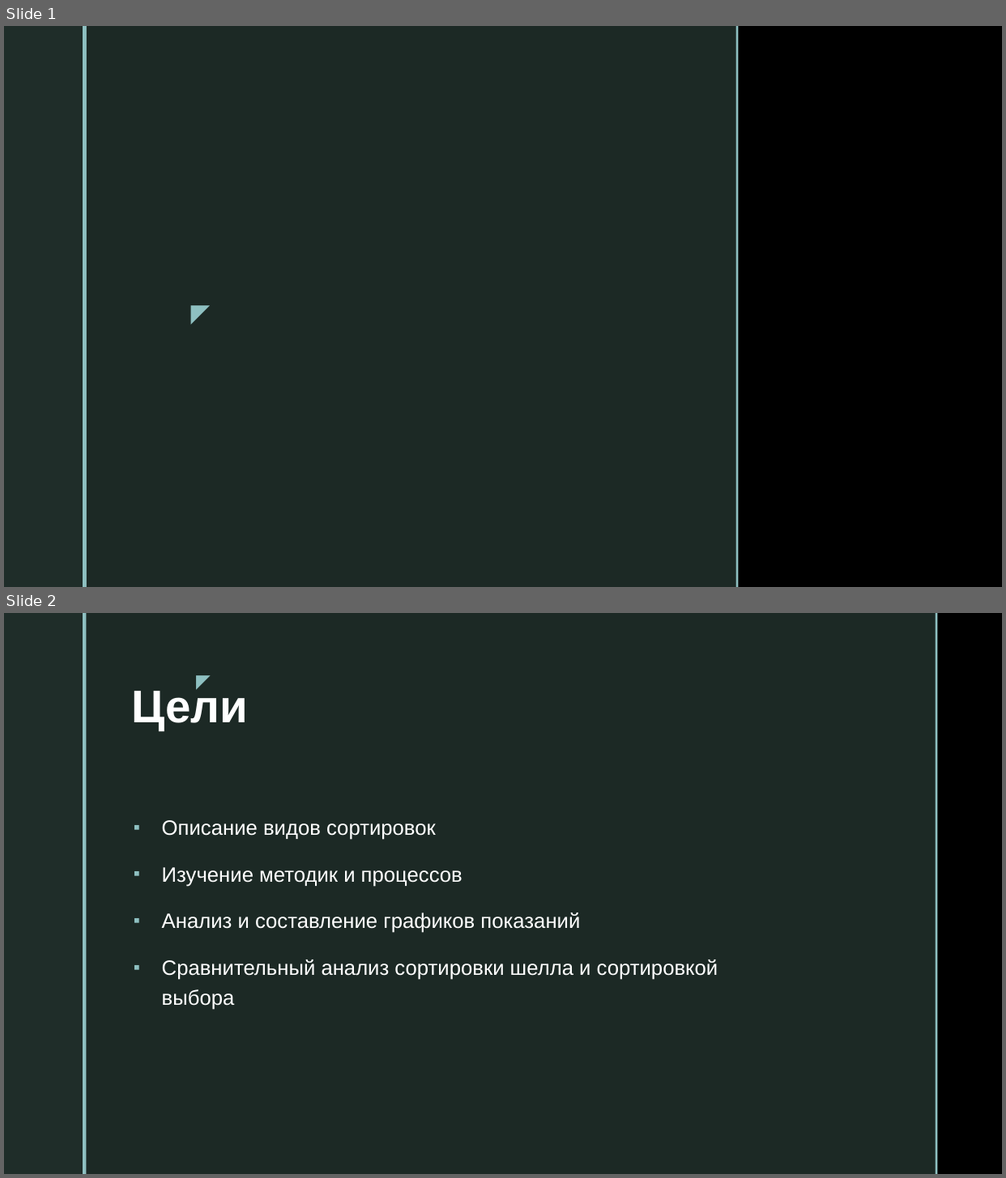
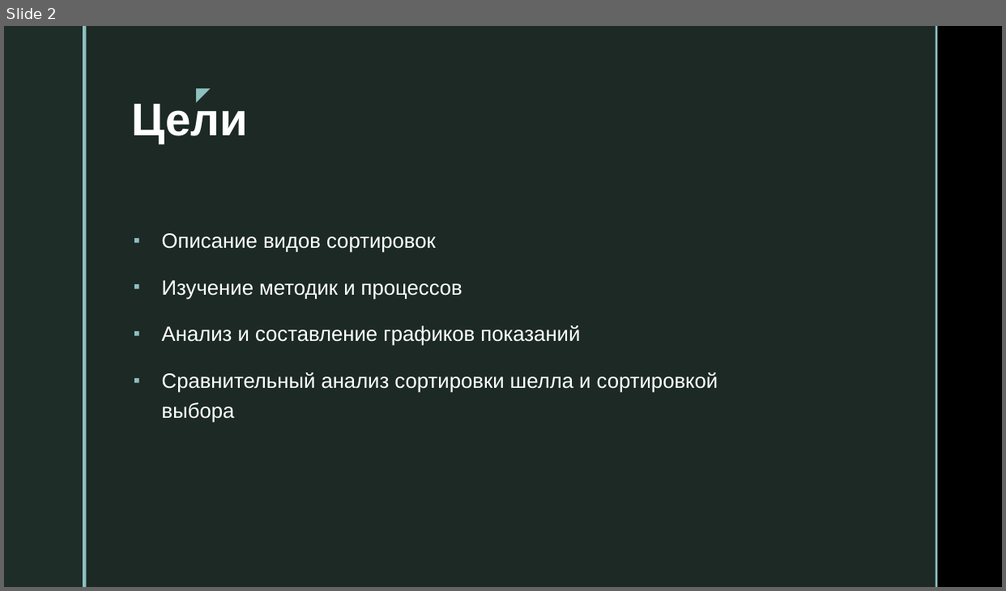
Before and after one commit to vaduxa4/flita, a slide deck: Флита.pptx. Shown one above the other, each under a label of ours: slides 1 and 2 before the commit, slide 2 after it. The pictures are 1006x1178 and 1006x591 pixels, drawn with LibreOffice and Linux fonts; fonts in the diff are those of the drawing; background and template pictures are left out. Boxes give left, top, right and bottom in pixels: in the first picture for what was removed or moved away, otherwise in the second. Text is boxed around its words. In the diff, an @@ line names an element or a change of style, - is before the commit and + after.

```diff
--- a/Флита.pptx
+++ b/Флита.pptx
@@ slide 1 removed at (4, 26, 1002, 587), background picture (left out); not listed: 2 template elements that a slide beside it also shows @@
@@ rectangle removed at (87, 26, 736, 587) @@
@@ rectangle removed at (736, 26, 739, 587) @@
@@ text removed at (184, 293, 217, 331) @@
-◤
```
Also in this commit, not shown: 3 slides changed, 3 slides added, 2 other slides removed.
